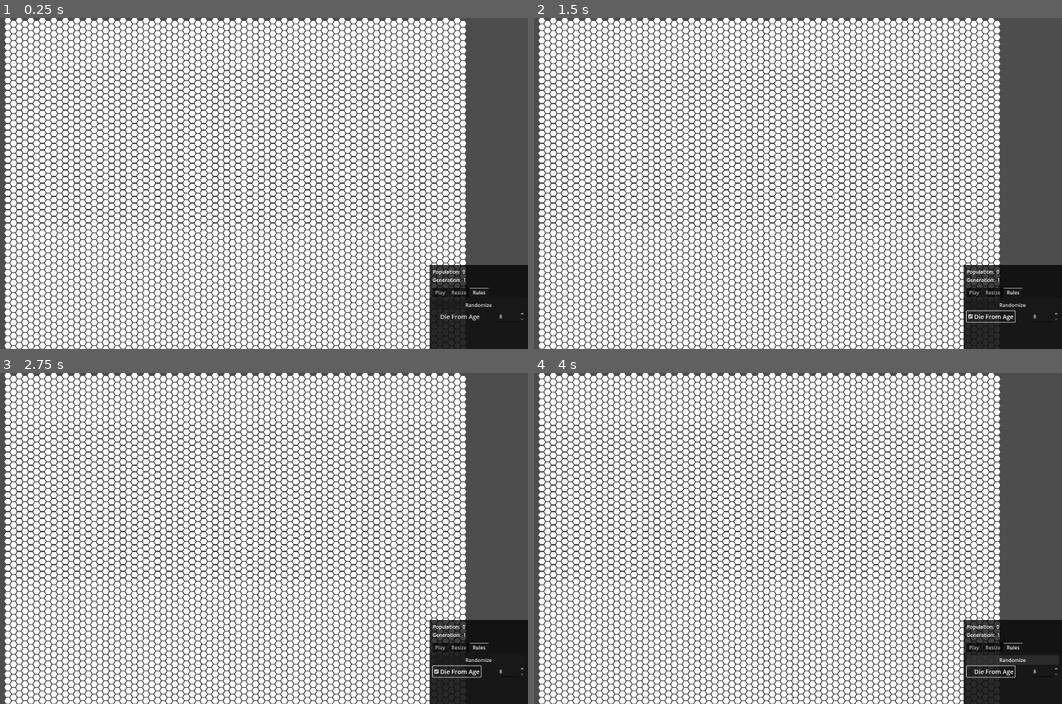
Above: before the commit, frames 1-4 (two rows, left to right).
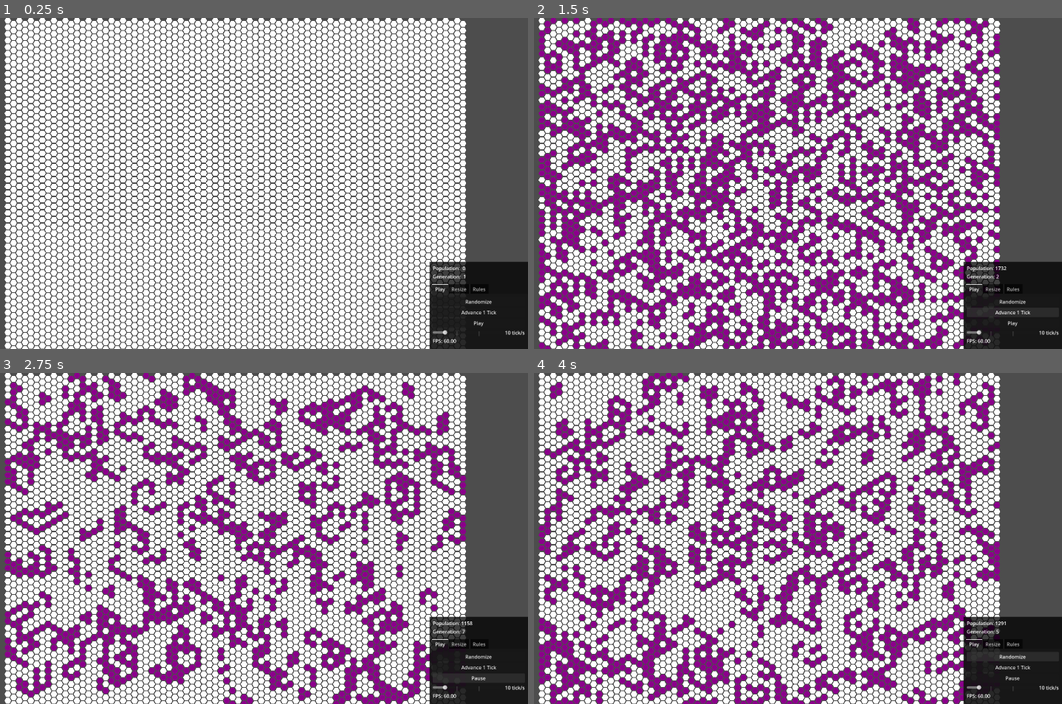
Above: after the commit, the same moments.

Repository: super-Colin/godot-hexagon-life
Game: Godot game, scene res://game.tscn
Two runs of this game, one before a commit and one after it. Both use one fixed random seed, a clock stepped at 60 frames per second and the inputs below.
Inputs (mouse positions are in pixels of both pictures, inside the frame that each line leads up to):
- Up to frame 1 (0.25 s): no input
- Up to frame 2 (1.5 s): click "Randomize" at 0.5 s; click (993, 315) at 1.25 s, where only the run before the commit has a clickable "Die From Age"
- Up to frame 3 (2.75 s): click (480, 677) at 2 s, where only the run after the commit has a clickable "Play"
- Up to frame 4 (4 s): click (1014, 667) at 2.75 s, where only the run after the commit has a clickable "Advance 1 Tick"; click "Randomize" at 3.5 s

The runs differ from the first frame. In frame 1, 0.8% of the frame differs, in the area x 81-100%, y 73-99%; in frame 2, 32%, in the area x 0-100%, y 0-100%; in frame 3, 21%; in frame 4, 24%.

Commit message:
can show age with fading color, also added rainbow aging option

Diff:
--- a/Globals.gd
+++ b/Globals.gd
@@ -15,11 +15,16 @@
 
 var defaultRule:Callable = Rules.conway_basic
 var currentRule:Callable = Rules.conway_basic
-var currentExtraArgs:Dictionary = {"maxAge":8}
+#var currentExtraArgs:Dictionary = {"maxAge":12, "rainbowAgeAmount":8}
+var currentExtraArgs:Dictionary = {}
+
+# Options
+var rainbowAging:bool = false
+var aging:bool = false
 
 # Stats
 var population = 0
-var generation = 0
+var generation = 1
 
 func advanceTick():
 	if "runRulesAlgo" in gridRef:
@@ -42,10 +47,11 @@
 		else:
 			print("globals - skipping randomize call")
 			return
+		Globals.population = 0
 		gridRef.runRulesAlgo(Rules.randomize_coinFlip)
-		s_updateState.emit()
 		advancingTick = false
 		generation = 1
+		s_updateState.emit()
 
 
 enum CellStates {DEAD=0, ALIVE=1,}
--- a/Rules.gd
+++ b/Rules.gd
@@ -28,10 +28,8 @@
 	if "maxAge" in extraArgs:
 		maxAge = extraArgs.maxAge
 	if cell.age > maxAge:
-		cell.age = 0
 		return Globals.CellStates.DEAD
 	if conway_basic(cell, cellNeighbors, extraArgs) == Globals.CellStates.DEAD:
-		cell.age = 0
 		return Globals.CellStates.DEAD
 	cell.age += 1
 	Globals.population +=1 # reset to 0 each cycle
--- a/grid_cell.gd
+++ b/grid_cell.gd
@@ -22,14 +22,19 @@
 var selectedBgColor:Color = defaultSelectedBgColor
 var hoveringOn:bool = false
 var toggledOn:bool = false
-var age:int = 0
+var age:int = 0:
+	set(newVal):
+		age = newVal
+		toCurrentColor()
 var neighborRefs:Array = []
+
 
 # State vars
 var coord:Vector2i
 var currentState:Globals.CellStates=Globals.CellStates.DEAD:
 	set(newVal):
 		if currentState == newVal: return
+		if currentState == Globals.CellStates.DEAD: age = 0
 		currentState = newVal
 		setColorWithState()
 var nextState:Globals.CellStates=Globals.CellStates.DEAD
@@ -88,9 +93,27 @@
 	#$'.'.changeBorderWidth( (defaultBorderWidth * 1.3) + 5)
 
 func toCurrentColor():
+	if Globals.aging:
+		$'.'.changeBgColor(interpolateColorWithAge())
+	else:
+		$'.'.changeBgColor(currentBgColor)
 	$'.'.changeBorderColor(currentBorderColor)
-	$'.'.changeBgColor(currentBgColor)
 	#$'.'.changeBorderWidth(defaultBorderWidth)
+
+
+func interpolateColorWithAge():
+	var lerpWeight
+	if Globals.rainbowAging: # Already know we are using age in this function
+		var newColor = currentBgColor
+		#newColor.h += currentBgColor.h * age
+		newColor.h += (Globals.currentExtraArgs["rainbowAgeAmount"]/100) * age
+		return newColor
+	else:
+		lerpWeight = (1.0 / Globals.currentExtraArgs["maxAge"]) * float(age)
+	#print("cell - lerpWeight is: ", lerpWeight, ", age is: ", age, ", max age is: ", Globals.currentExtraArgs["maxAge"], ", ", (1.0 / Globals.currentExtraArgs["maxAge"]))
+	return currentBgColor.lerp(defaultBgColor, lerpWeight)
+
+
 
 
 func create_hexagon_polygon(diameter: float):
--- a/ui/ui_rules.gd
+++ b/ui/ui_rules.gd
@@ -6,15 +6,27 @@
 
 
 func _ready() -> void:
+	Globals.currentExtraArgs["maxAge"] = %MaxAgeSpinBox.value
+	%ToggleMaxAgeButton.toggled.connect(toggleAgeDeath)
 	%MaxAgeSpinBox.value_changed.connect(updateDeathAge)
-	%ToggleMaxAgeButton.toggled.connect(toggleAgeDeath)
+	Globals.currentExtraArgs["rainbowAgeAmount"] = %RainbowAmountSpinBox.value
+	%ToggleRainbowAgingButton.toggled.connect(toggleRainbowAging)
+	%RainbowAmountSpinBox.value_changed.connect(updateRainbowAmount)
 
 func toggleAgeDeath(toggledOn):
+	Globals.aging = toggledOn
+	$AgingOptions.visible = toggledOn
 	if toggledOn:
 		Globals.currentRule = Rules.conway_age
 	else:
 		Globals.currentRule = Globals.defaultRule
 
 func updateDeathAge(newVal):
-	#Globals.currentExtraArgs["maxAge"] = %MaxAgeSpinBox.value
 	Globals.currentExtraArgs["maxAge"] = newVal
+
+
+func updateRainbowAmount(newVal):
+	Globals.currentExtraArgs["maxAge"] = newVal
+
+func toggleRainbowAging(toggledOn):
+	Globals.rainbowAging = toggledOn
--- a/ui/ui_rules.tscn
+++ b/ui/ui_rules.tscn
@@ -6,6 +6,7 @@
 custom_minimum_size = Vector2(300, 50)
 size_flags_horizontal = 8
 size_flags_vertical = 8
+theme_override_constants/separation = 4
 script = ExtResource("1_f4kjs")
 
 [node name="ToggleAgeButton" type="Button" parent="."]
@@ -28,8 +29,38 @@
 unique_name_in_owner = true
 layout_mode = 2
 size_flags_horizontal = 10
+theme_override_constants/buttons_width = 32
+theme_override_constants/buttons_vertical_separation = 2
 min_value = 8.0
+max_value = 60.0
 step = 4.0
-value = 8.0
+value = 32.0
 rounded = true
 allow_greater = true
+
+[node name="AgingOptions" type="VBoxContainer" parent="."]
+layout_mode = 2
+theme_override_constants/separation = 4
+
+[node name="RainbowAging" type="HBoxContainer" parent="AgingOptions"]
+layout_mode = 2
+
+[node name="ToggleRainbowAgingButton" type="CheckBox" parent="AgingOptions/RainbowAging"]
+unique_name_in_owner = true
+layout_mode = 2
+theme_override_font_sizes/font_size = 18
+text = "Rainbow Aging"
+expand_icon = true
+
+[node name="RainbowAmountSpinBox" type="SpinBox" parent="AgingOptions/RainbowAging"]
+unique_name_in_owner = true
+layout_mode = 2
+size_flags_horizontal = 10
+theme_override_constants/buttons_width = 24
+theme_override_constants/buttons_vertical_separation = 2
+min_value = 1.0
+max_value = 99.0
+step = 3.0
+value = 4.0
+rounded = true
+allow_greater = true
--- a/ui/ui_simulation_hud.tscn
+++ b/ui/ui_simulation_hud.tscn
@@ -32,10 +32,9 @@
 [node name="TabContainer" type="TabContainer" parent="SimulationHud"]
 custom_minimum_size = Vector2(0, 200)
 layout_mode = 2
-current_tab = 2
+current_tab = 0
 
 [node name="Play" type="MarginContainer" parent="SimulationHud/TabContainer"]
-visible = false
 layout_mode = 2
 theme_override_constants/margin_left = 10
 theme_override_constants/margin_top = 10
@@ -61,6 +60,7 @@
 layout_mode = 2
 
 [node name="Rules" type="MarginContainer" parent="SimulationHud/TabContainer"]
+visible = false
 layout_mode = 2
 theme_override_constants/margin_left = 10
 theme_override_constants/margin_top = 10
